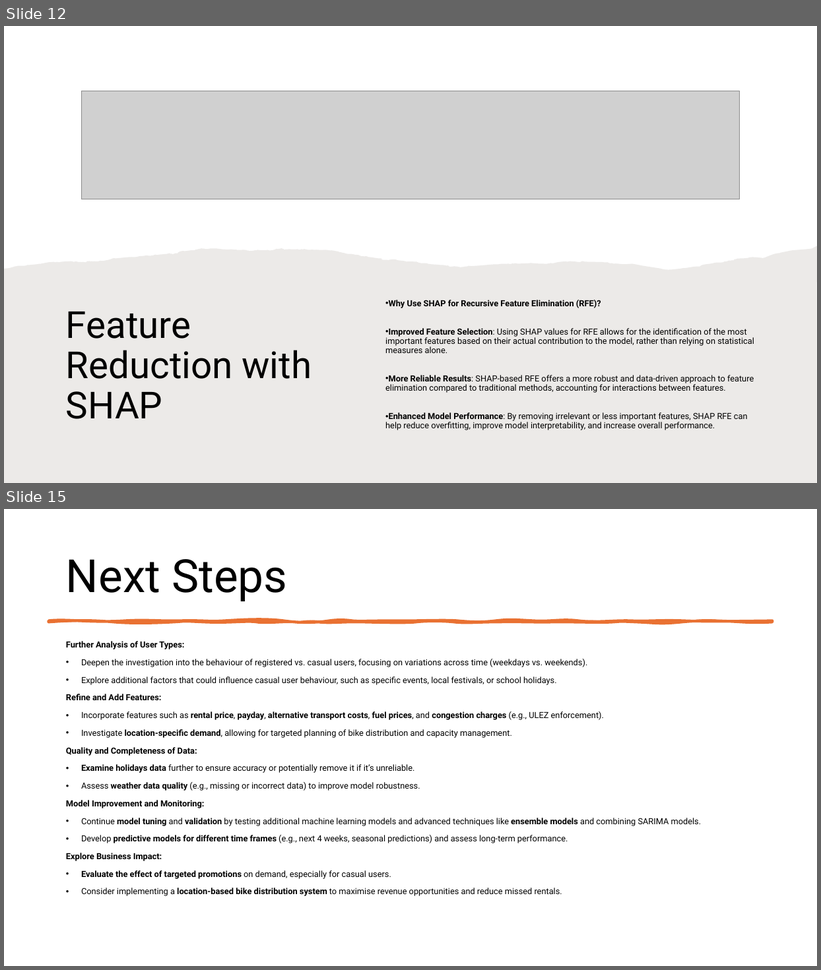
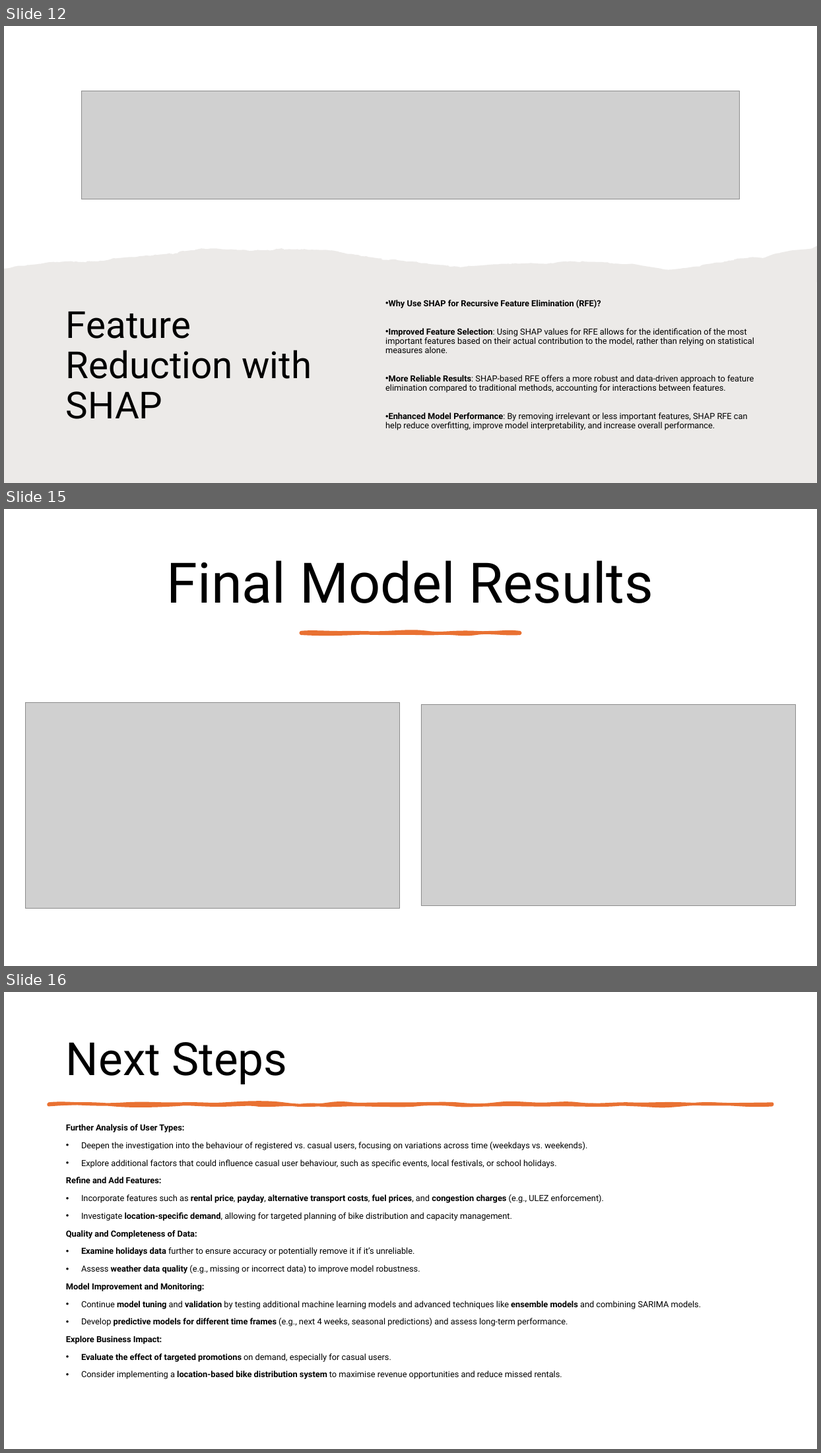
Before and after one commit to lrcode97/bike_demand_2025, a slide deck: presentation.pptx. Shown one above the other, each under a label of ours: slides 12 and 15 before the commit, slides 12, 15 and 16 after it; the slides between them are not shown. The pictures are 821x970 and 821x1453 pixels, drawn with LibreOffice and Linux fonts; fonts in the diff are those of the drawing; grey boxes stand for pictures. Boxes give left, top, right and bottom in pixels: in the first picture for what was removed or moved away, otherwise in the second. Text is boxed around its words. In the diff, an @@ line names an element or a change of style, - is before the commit and + after.

```diff
--- a/presentation.pptx
+++ b/presentation.pptx
@@ slide 15 added at (x1=4, y1=509, x2=817, y2=966), background #FFFFFF @@
@@ title added at (x1=167, y1=560, x2=653, y2=603), 66 pt, text #000000 @@
+Final Model Results
@@ freeform shape added at (x1=301, y1=632, x2=521, y2=634), fill #E97132, outline #E97132 3.25 pt @@
@@ picture added at (x1=25, y1=702, x2=400, y2=908) @@
@@ picture added at (x1=421, y1=705, x2=796, y2=906) @@
@@ what was slide 15 is now slide 16 @@
```
Also in this commit, not shown: 4 slides changed, 4 other files.
